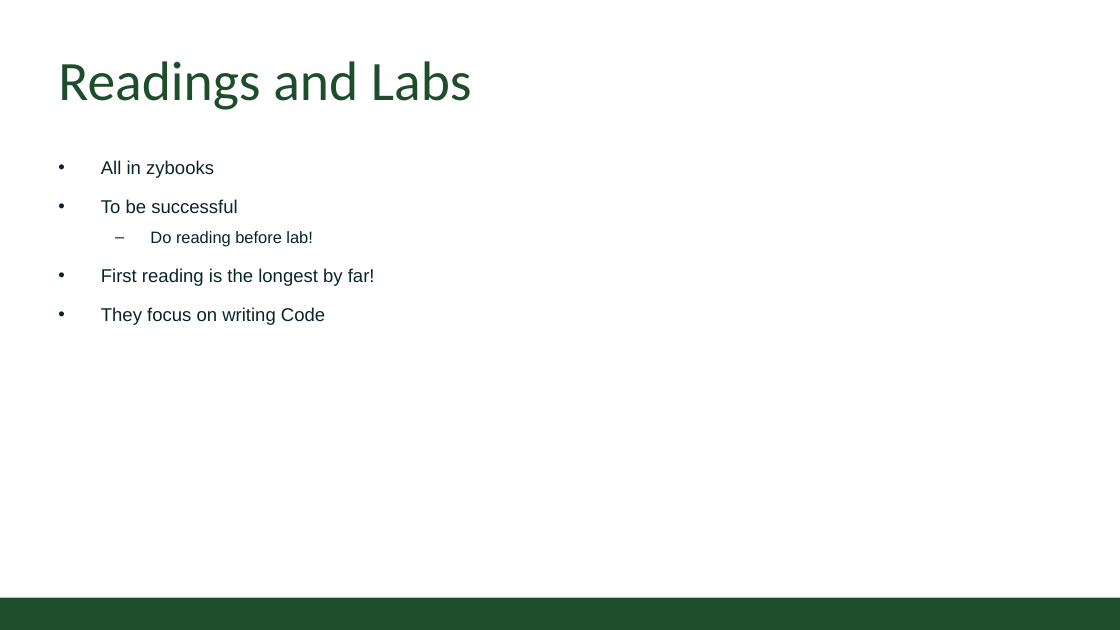
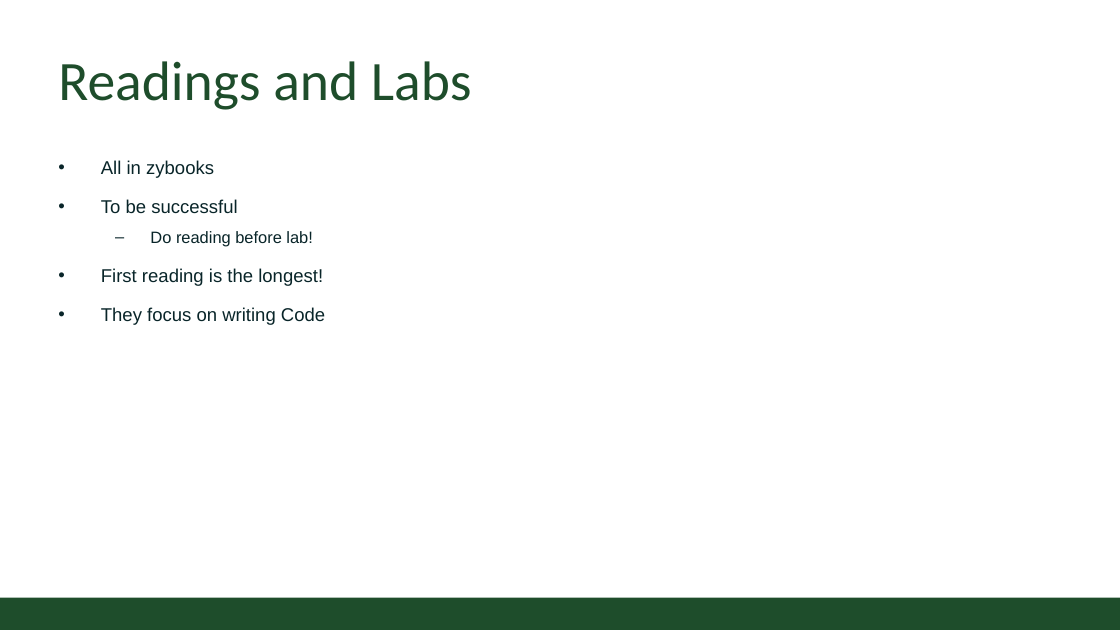
Before and after one commit to CSU-CompSci-CS163-4/Handouts, a slide deck: slide 5 of help session/week1/gold_format.pptx. Drawn at 1120x630 pixels with LibreOffice and Linux fonts; fonts in the diff are those of the drawing; background and template pictures are left out. Boxes give left, top, right and bottom in pixels: in the first picture for what was removed or moved away, otherwise in the second. Text is boxed around its words. In the diff, an @@ line names an element or a change of style, - is before the commit and + after.

```diff
--- a/help session/week1/gold_format.pptx
+++ b/help session/week1/gold_format.pptx
@@ text at [101,268,323,286]: text changed @@
-• First reading is the longest by far!
+• First reading is the longest!
```
Also in this commit, not shown: 8 other slides changed, 1 slide removed.
